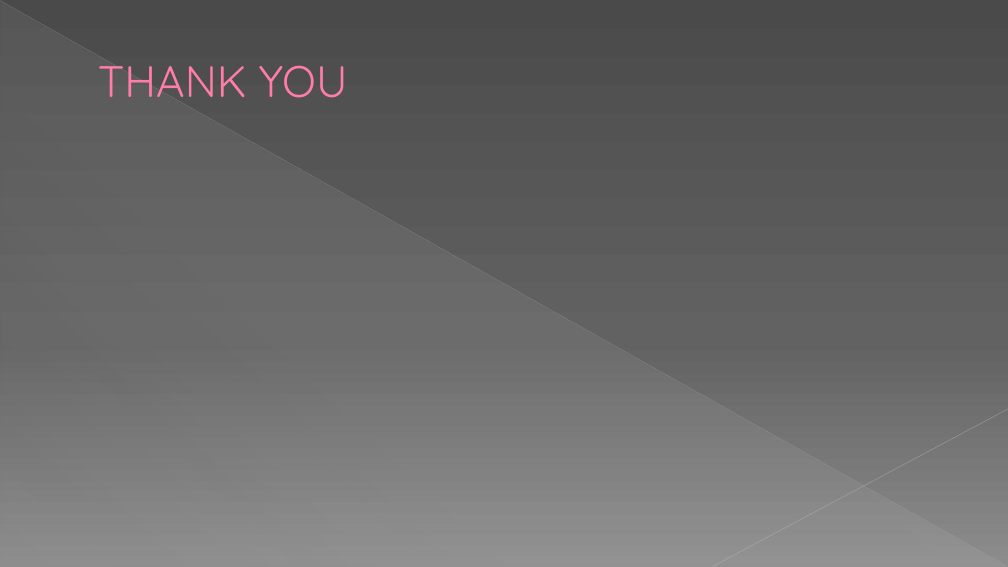
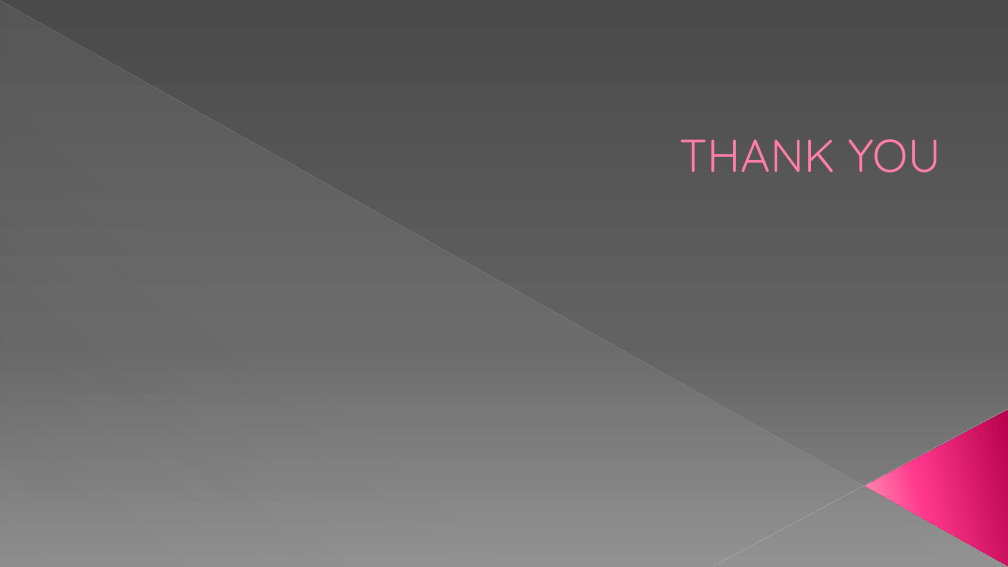
Before and after one commit to dhavalaM/CS513-Project, a slide deck: slide 36 of Presentation_YPS.pptx (slide 34 before the commit). Drawn at 1008x567 pixels with LibreOffice and Linux fonts; fonts in the diff are those of the drawing. Boxes give left, top, right and bottom in pixels: in the first picture for what was removed or moved away, otherwise in the second. Text is boxed around its words. In the diff, an @@ line names an element or a change of style, - is before the commit and + after.

```diff
--- a/Presentation_YPS.pptx
+++ b/Presentation_YPS.pptx
@@ title "THANK YOU": place and size @@
-title "THANK YOU" at (98, 65, 348, 98)
+title "THANK YOU" at (679, 139, 941, 173)
@@ title "THANK YOU" at (679, 139, 941, 173): size 42 to 44 pt; alignment left to right; vertical alignment middle to bottom @@
@@ triangle added at (866, 410, 1008, 566), fill gradient #B8014E to #FF388C to #FF9CB9 @@
```
Also in this commit, not shown: 3 other slides changed, 2 slides added.
